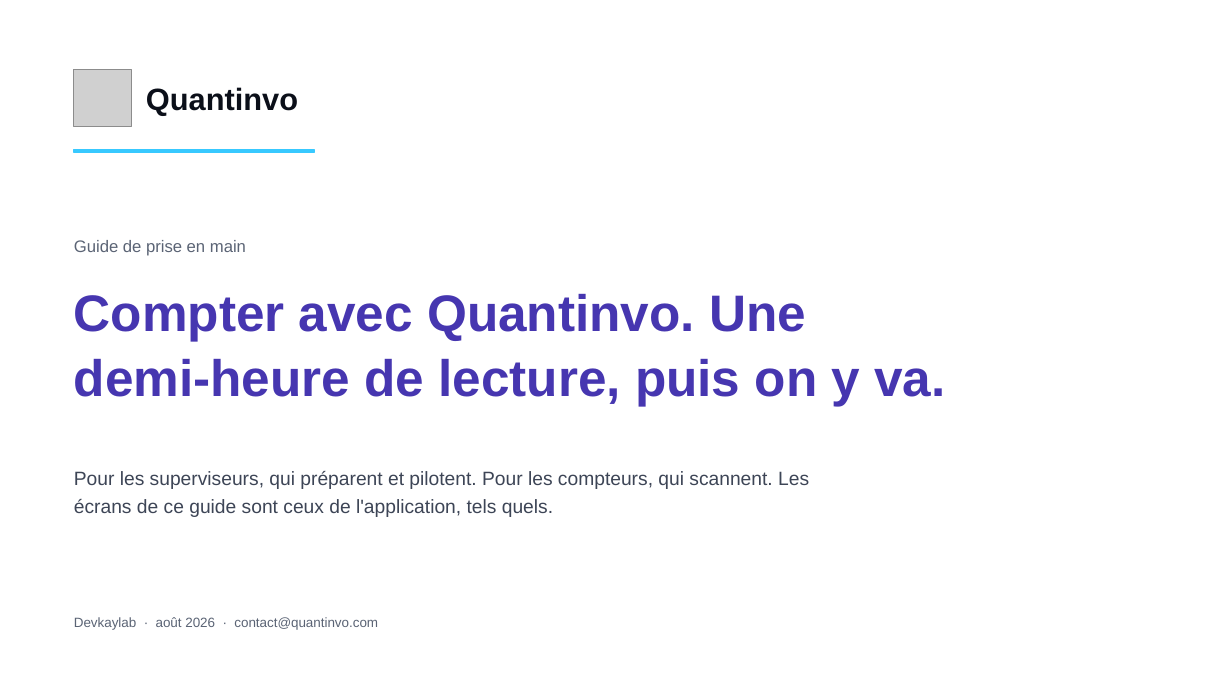
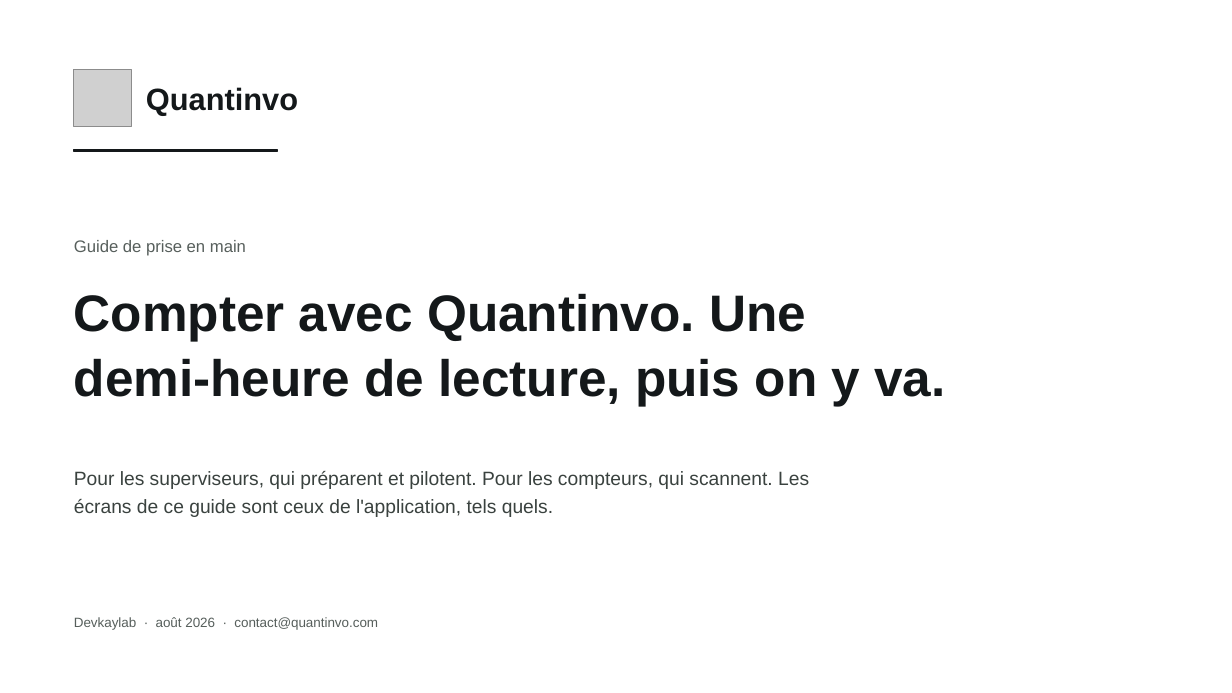
Before and after one commit to devkaylab/Inventaire, a slide deck: slide 1 of docs/entreprise/deck/Quantinvo-prise-en-main.pptx. Drawn at 1232x693 pixels with LibreOffice and Linux fonts; fonts in the diff are those of the drawing; grey boxes stand for pictures. Boxes give left, top, right and bottom in pixels: in the first picture for what was removed or moved away, otherwise in the second. Text is boxed around its words. In the diff, an @@ line names an element or a change of style, - is before the commit and + after.

```diff
--- a/docs/entreprise/deck/Quantinvo-prise-en-main.pptx
+++ b/docs/entreprise/deck/Quantinvo-prise-en-main.pptx
@@ rectangle resized from (x1=74, y1=150, x2=314, y2=152) to (x1=74, y1=150, x2=277, y2=152) @@
@@ rectangle at (x1=74, y1=150, x2=277, y2=152): fill #38C9FF to #14181A; outline #38C9FF 1 pt to #14181A 1 pt @@
@@ text "Guide de prise en main" at (x1=74, y1=240, x2=246, y2=256): text colour #5B6475 to #575F5C @@
@@ text "Compter avec Quantinvo. Une demi-heure ..." at (x1=74, y1=293, x2=945, y2=406): text colour #4636B0 to #14181A @@
@@ text "Pour les superviseurs, qui préparent ..." at (x1=74, y1=471, x2=809, y2=517): text colour #3D4556 to #3A423F @@
@@ text "Devkaylab · août 2026 · ..." at (x1=74, y1=617, x2=378, y2=630): text colour #5B6475 to #575F5C @@
```
Also in this commit, not shown: 18 other slides changed, 19 other files.
